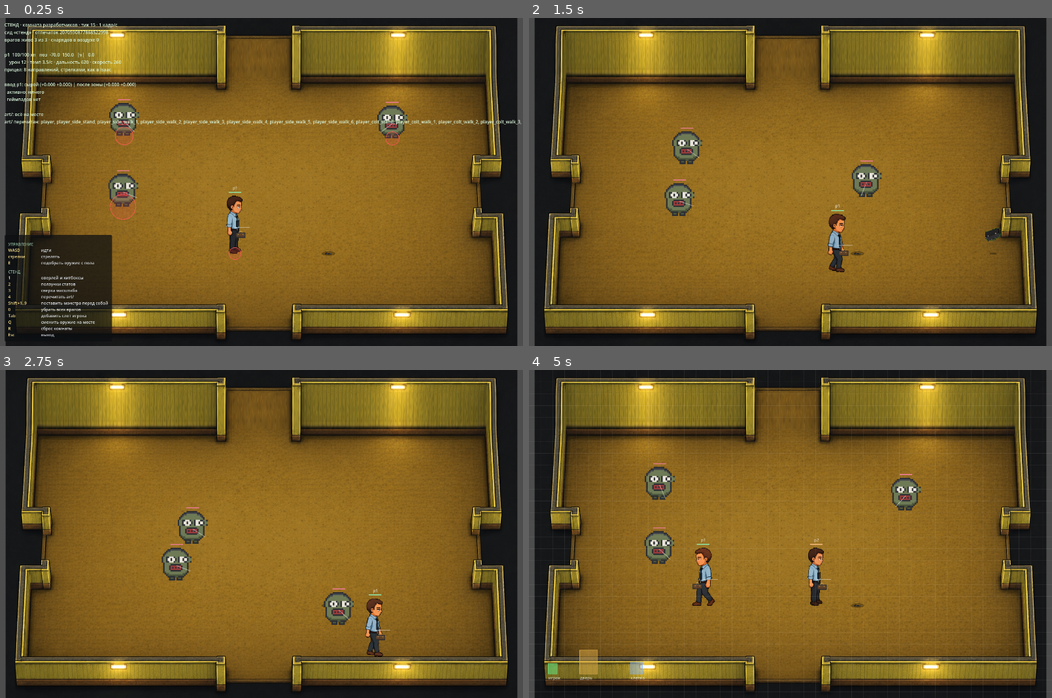
Above: before the commit, frames 1-4 (two rows, left to right).
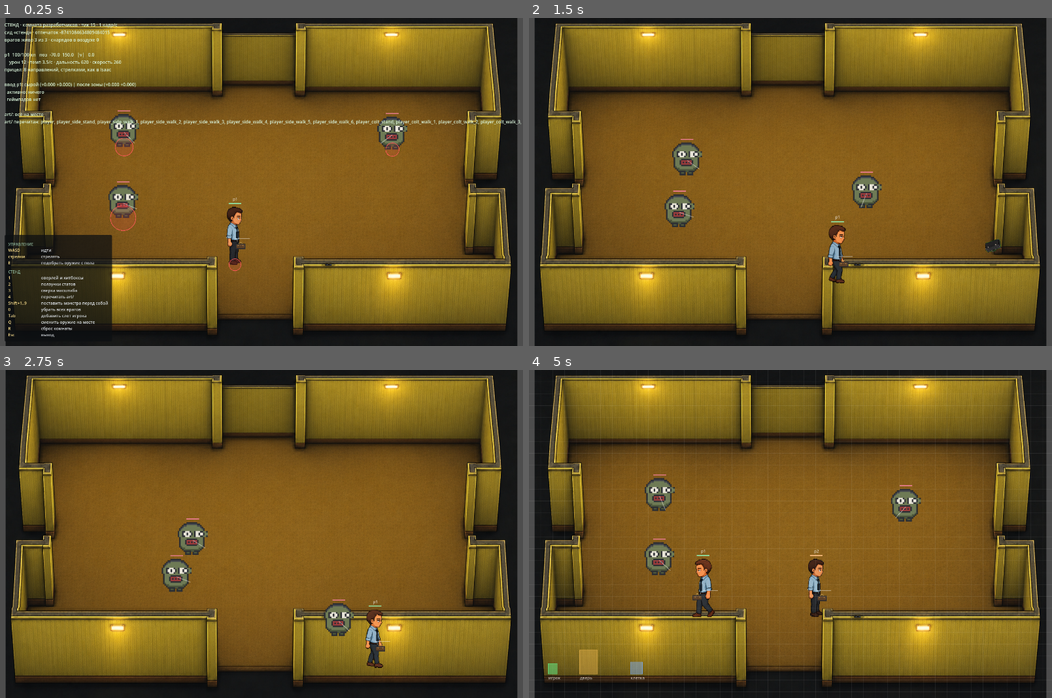
Above: after the commit, the same moments.

Repository: e2or28/lomka
Game: Godot game, scene res://game/dev_sandbox.tscn
Two runs of this game, one before a commit and one after it. Both use one fixed random seed, a clock stepped at 60 frames per second and the inputs below.
Inputs (mouse positions are in pixels of both pictures, inside the frame that each line leads up to):
- Up to frame 1 (0.25 s): no input
- Up to frame 2 (1.5 s): tap Enter at 0.5 s; move the mouse to (905, 165) at 0.52 s; hold D 0.53-1.28 s; tap 1 at 0.6 s; click (905, 165) at 0.67 s; tap Space at 0.77 s; move the mouse to (685, 198) at 1.27 s; hold S from 1.28 s (still down); tap 9 at 1.35 s
- Up to frame 3 (2.75 s): tap Space at 1.52 s; move the mouse to (313, 461) at 2.02 s; release S at 2.03 s; hold D from 2.03 s (still down); tap 2 at 2.1 s
- Up to frame 4 (5 s): move the mouse to (764, 599) at 2.77 s; release D at 2.78 s; hold W 2.78-3.53 s; tap 3 at 2.85 s; click (764, 599) at 2.92 s; tap Space at 3.02, 3.77, 4.52 s; move the mouse to (947, 583) at 3.52 s; hold A from 3.53 s (still down); tap 4 at 3.6 s; move the mouse to (633, 484) at 4.27 s; tap Tab at 4.35 s

The runs differ from the first frame. In frame 1, 37% of the frame differs, in the area x 2-98%, y 1-99%; in frame 2, 42%; in frame 3, 41%; in frame 4, 42%.

Commit message:
Стены комнаты увеличены по всему периметру
Высокие стены и боковые выступы согласованы с ростом персонажа; фон остаётся в окне 1400×880. Обновлены препятствия и отступ пола. Историческая геометрия эталонного забега зафиксирована отдельно, поэтому формат и байты сейва сохранены.

Diff:
--- a/game/world_view.gd
+++ b/game/world_view.gd
@@ -37,7 +37,7 @@
 
 ## Печатает tools/import_room.py при импорте комнаты; менять руками нельзя —
 ## только вместе с картинкой.
-const ROOM_INSET := Vector2(91, 180)
+const ROOM_INSET := Vector2(91, 210)
 
 const SLOT_COLORS: Array[Color] = [
 	Color(0.45, 0.85, 0.55),
--- a/sim/encounter.gd
+++ b/sim/encounter.gd
@@ -17,9 +17,10 @@
 const Arsenal = preload("res://sim/arsenal.gd")
 
 
-static func dev_room(seed_text: String, players: int, monsters: int) -> RunState:
+static func dev_room(seed_text: String, players: int, monsters: int,
+		layout: Room = null) -> RunState:
 	var state := RunState.new(seed_text)
-	state.room = Room.dev_room()
+	state.room = Room.dev_room() if layout == null else layout
 
 	for i in mini(players, RunState.MAX_PLAYERS):
 		add_player(state, i, "clerk")
--- a/sim/room.gd
+++ b/sim/room.gd
@@ -21,8 +21,8 @@
 	var room := new()
 	room.bounds = Rect2(-593, -302, 1186, 604)
 	room.blockers = [
-		Rect2(-593, -115, 35, 226),
-		Rect2(559, -115, 34, 226),
+		Rect2(-593, -267, 40, 395),
+		Rect2(546, -267, 47, 395),
 	]
 	room.player_spawns = [
 		Vector2(-70, 150), Vector2(70, 150), Vector2(-70, 240), Vector2(70, 240),
--- a/tests/framework/reference_run.gd
+++ b/tests/framework/reference_run.gd
@@ -11,12 +11,24 @@
 const Encounter = preload("res://sim/encounter.gd")
 const Actor = preload("res://sim/actor.gd")
 const Projectile = preload("res://sim/projectile.gd")
+const Room = preload("res://sim/room.gd")
 
 const SEED := "эталон-format-2"
 
 
 static func build() -> RunState:
-	var state := Encounter.dev_room(SEED, 2, 2)
+	# Историческая геометрия фикстуры: новый фон стенда не меняет формат
+	# сохранения и не должен заставлять пересобирать эталонные байты.
+	var layout := Room.new()
+	layout.bounds = Rect2(-593, -302, 1186, 604)
+	layout.blockers = [Rect2(-593, -115, 35, 226), Rect2(559, -115, 34, 226)]
+	layout.player_spawns = [
+		Vector2(-70, 150), Vector2(70, 150), Vector2(-70, 240), Vector2(70, 240),
+	]
+	layout.enemy_spawns = [
+		Vector2(-380, -180), Vector2(380, -180), Vector2(-380, 20), Vector2(380, 20),
+	]
+	var state := Encounter.dev_room(SEED, 2, 2, layout)
 	state.zone_index = 2
 	state.tick = 4321
 
--- a/tests/test_room_shape.gd
+++ b/tests/test_room_shape.gd
@@ -22,7 +22,7 @@
 	var room = Room.dev_room()
 	var inset := WorldView.ROOM_INSET
 	eq(Vector2(image.get_width(), image.get_height()),
-		inset + room.bounds.size + Vector2(93.0, 96.0),
+		inset + room.bounds.size + Vector2(93.0, 66.0),
 		"поля картинки вокруг игровой зоны разошлись с отступом")
 	return true
 
Binary file changed: art/room_start.png
Binary file added: art/room_start_tall_source.png
Not shown, changed: CLAUDE.md
Not shown, changed: docs/DECISIONS.md
